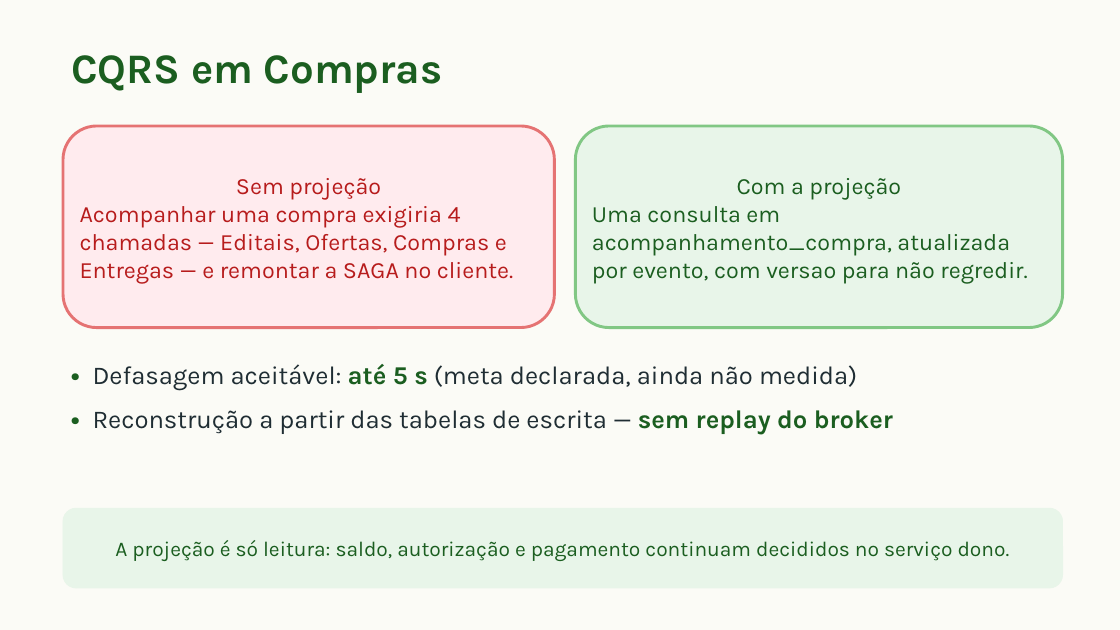
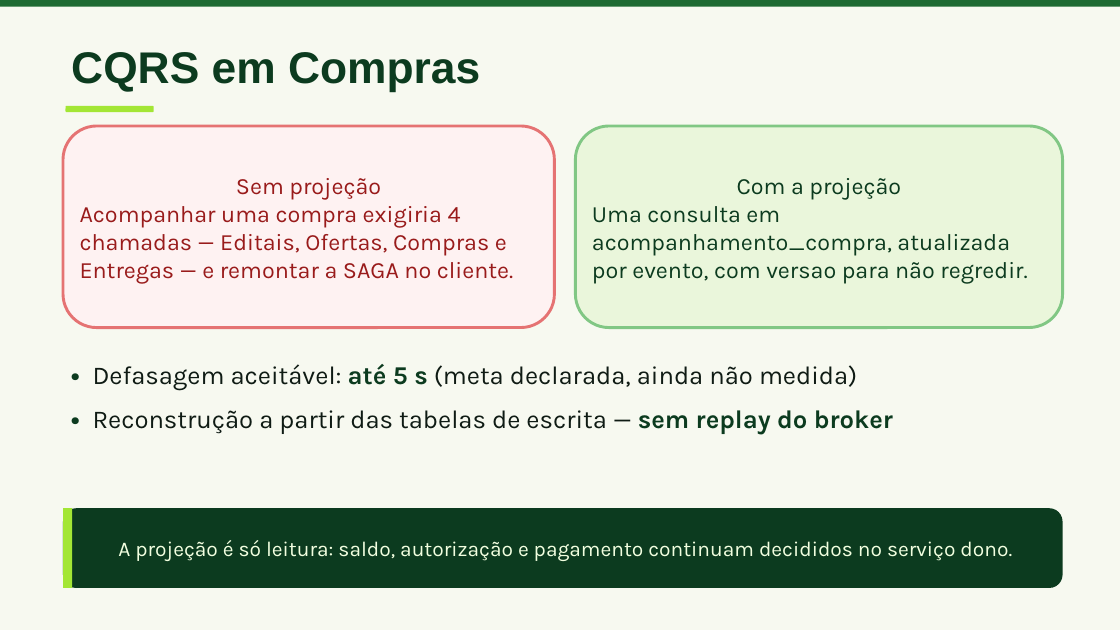
Before and after one commit to camidebem/CampoConecta, a slide deck: slide 9 of docs/parte2/slides.pptx. Drawn at 1120x630 pixels with LibreOffice and Linux fonts; fonts in the diff are those of the drawing. Boxes give left, top, right and bottom in pixels: in the first picture for what was removed or moved away, otherwise in the second. Text is boxed around its words. In the diff, an @@ line names an element or a change of style, - is before the commit and + after.

```diff
--- a/docs/parte2/slides.pptx
+++ b/docs/parte2/slides.pptx
@@ background #FBFBF6 to #F7F9F0 @@
@@ rectangle added at [0,0,1120,7], fill #1E6B33 @@
@@ text "CQRS em Compras" at [71,52,480,92]: size 36 to 38 pt, font Karla to Arial, text colour #1B5E20 to #0C3B1F @@
@@ rounded rectangle added at [66,106,154,112], fill #A3E635 @@
@@ rounded rectangle "Sem projeção" at [63,126,555,328]: text colour #B71C1C to #991B1B; fill #FFEBEE to #FEF2F2 @@
@@ rounded rectangle "Com a projeção" at [576,126,1063,328]: text colour #1B5E20 to #0C3B1F; fill #E8F5E9 to #EAF6DB @@
@@ text "• Defasagem aceitável: até 5 ..." at [93,364,893,434]: text colour #1B5E20 to #0C3B1F in "• até 5 s", "• sem replay do broker"; text colour #1F2D33 to #0F1B14 in "Defasagem aceitável: (meta declarada, ainda não medida)", "Reconstrução a partir das tabelas de escrita ..." @@
@@ rounded rectangle "A projeção é só leitura: ..." at [63,508,1063,588]: text colour #1B5E20 to #F2FFE0; fill #E8F5E9 to #0C3B1F; outline #E8F5E9 0.75 pt to none @@
@@ rectangle added at [63,508,72,588], fill #A3E635 @@
```
Also in this commit, not shown: 9 other slides changed, 2 other files.
